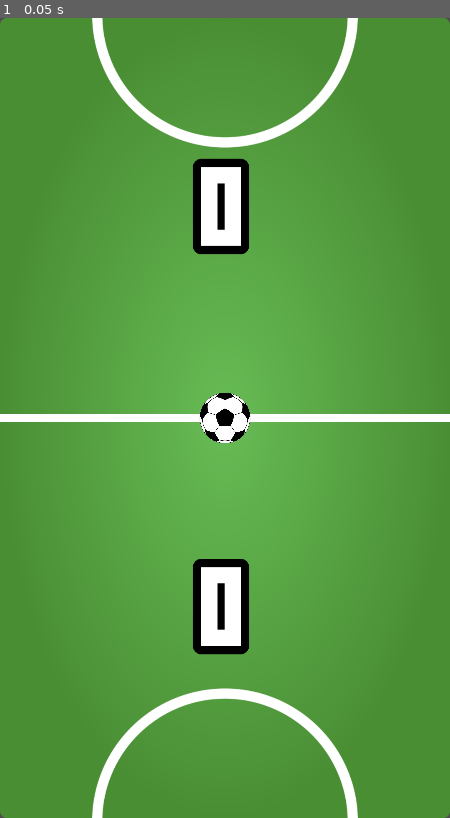
Above: before the commit, frame 1.
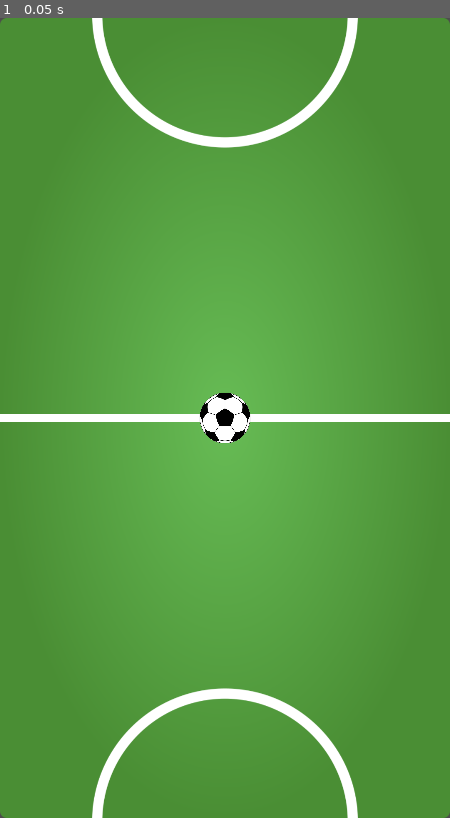
Above: after the commit, the same moment.

Repository: luiz734/godot-multiplayer-soccer
Game: Godot game, scene res://game.tscn
Two runs of this game, one before a commit and one after it. Both use one fixed random seed, a clock stepped at 60 frames per second and the inputs below. This scene is started directly instead of the project's main scene.
Inputs:
- Up to frame 1 (0.05 s): no input

The runs differ from the first frame. In frame 1, 3.0% of the frame differs, in the area x 42-56%, y 17-80%.

Commit message:
Add score label animations

Diff:
--- a/score_manager.gd
+++ b/score_manager.gd
@@ -14,6 +14,7 @@
 
 @onready var score_p1: Node2D = %ScoreP1
 @onready var score_p2: Node2D = %ScoreP2
+
 
 func _ready():
     if multiplayer.is_server():
@@ -56,4 +57,32 @@
     await tween2.finished
 
     goal_label.position = tween_start_pos.position
+    await show_score_animation()
     animation_finished.emit()
+
+
+func show_score_animation():
+    score_p1.visible = true
+    score_p2.visible = true
+    score_p1.scale = Vector2.ZERO
+    score_p2.scale = Vector2.ZERO
+    # Grow animation
+    var tween := get_tree().create_tween()
+    tween.set_ease(Tween.EASE_OUT).set_trans(Tween.TRANS_ELASTIC)
+    tween.tween_method(func(t):
+        score_p1.scale = t
+        score_p2.scale = t,
+        Vector2.ZERO, Vector2.ONE, 2.0
+    )
+    await tween.finished
+    # Shrink animation
+    var tween1 := get_tree().create_tween()
+    tween1.set_ease(Tween.EASE_IN).set_trans(Tween.TRANS_EXPO)
+    tween1.tween_method(func(t):
+        score_p1.scale = t
+        score_p2.scale = t,
+        Vector2.ONE, Vector2.ZERO, 1.0
+    )
+    await tween1.finished
+    score_p1.visible = false
+    score_p2.visible = false
--- a/score_manager.tscn
+++ b/score_manager.tscn
@@ -75,6 +75,7 @@
 
 [node name="ScoreP1" type="Node2D" parent="."]
 unique_name_in_owner = true
+visible = false
 z_index = 20
 position = Vector2(540, 480)
 
@@ -101,6 +102,7 @@
 
 [node name="ScoreP2" type="Node2D" parent="."]
 unique_name_in_owner = true
+visible = false
 z_index = 20
 position = Vector2(540, 1440)
 
